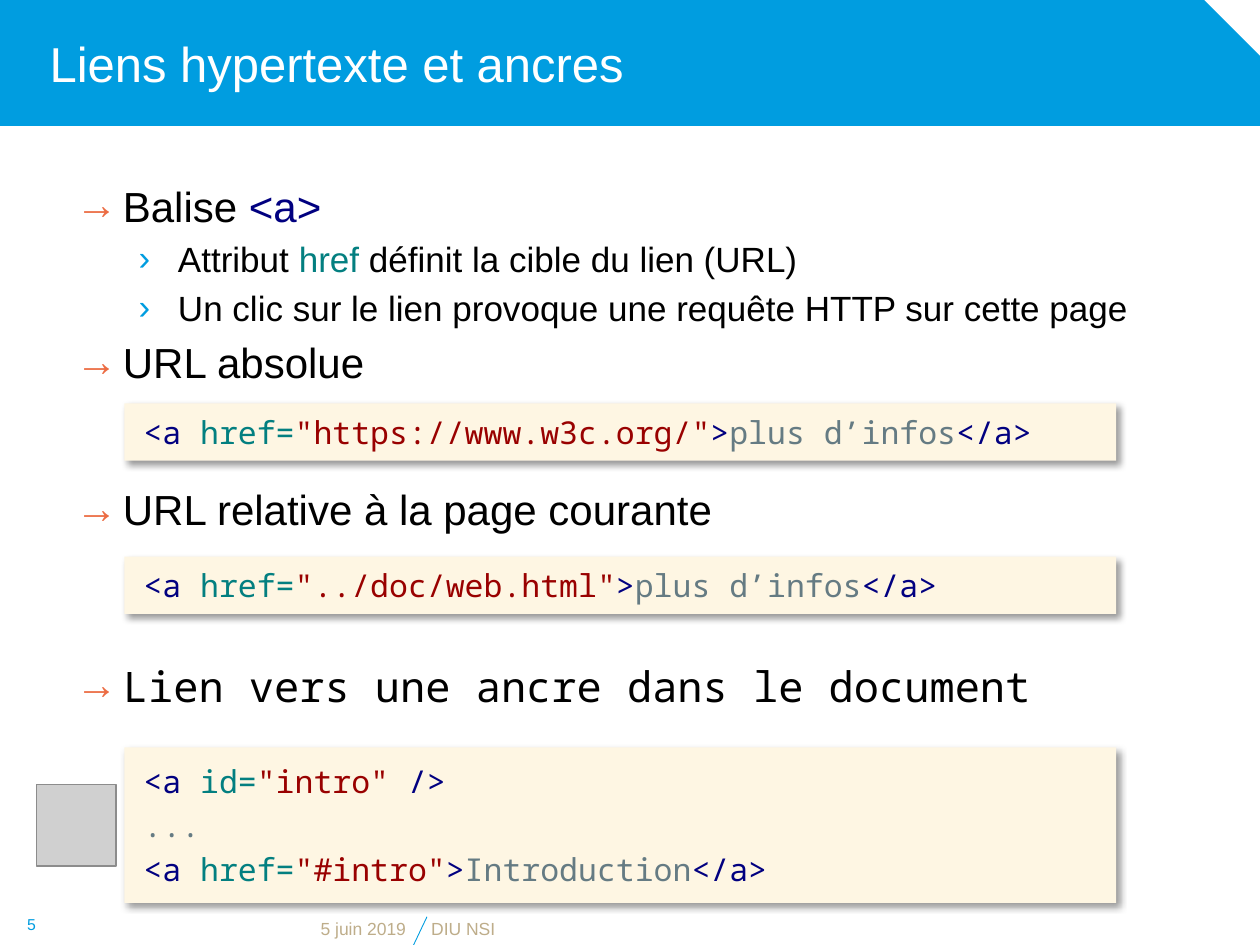
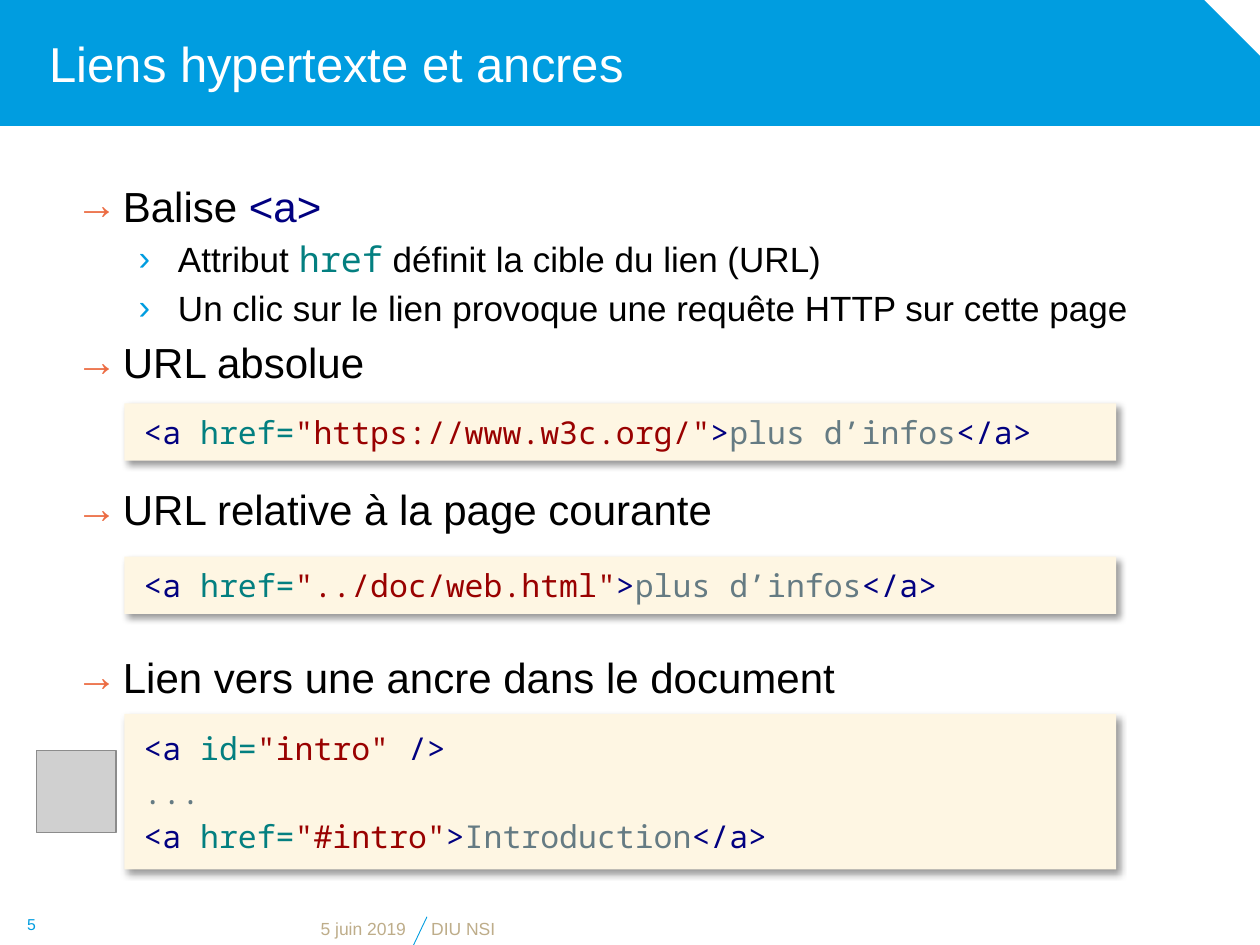
Before and after one commit to diu-uf-bordeaux/bloc1, a slide deck: slide 5 of web/2-HTML/html.pptx. Drawn at 1260x945 pixels with LibreOffice and Linux fonts; fonts in the diff are those of the drawing; grey boxes stand for pictures; background and template pictures are left out. Boxes give left, top, right and bottom in pixels: in the first picture for what was removed or moved away, otherwise in the second. Text is boxed around its words. In the diff, an @@ line names an element or a change of style, - is before the commit and + after.

```diff
--- a/web/2-HTML/html.pptx
+++ b/web/2-HTML/html.pptx
@@ text at bbox=[123, 245, 834, 694]: font Arial to Noto Sans Mono in "href"; font Noto Sans Mono to Arial in "Lien vers une ancre dans le document"; line spacing 1 to 2 @@
@@ rectangle "<a id="intro" />": place and size @@
-rectangle "<a id="intro" />" at bbox=[125, 747, 1116, 902]
+rectangle "<a id="intro" />" at bbox=[125, 714, 1116, 869]
@@ picture: place and size @@
-picture at bbox=[37, 784, 116, 866]
+picture at bbox=[37, 751, 116, 833]
```
Also in this commit, not shown: 5 other slides changed, 1 other file.
